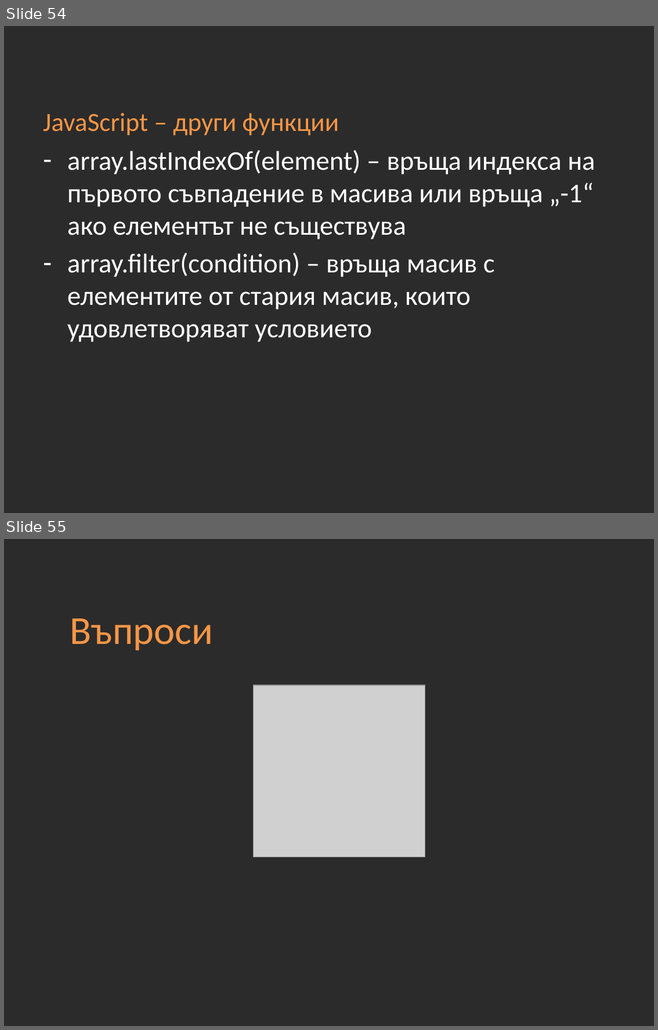
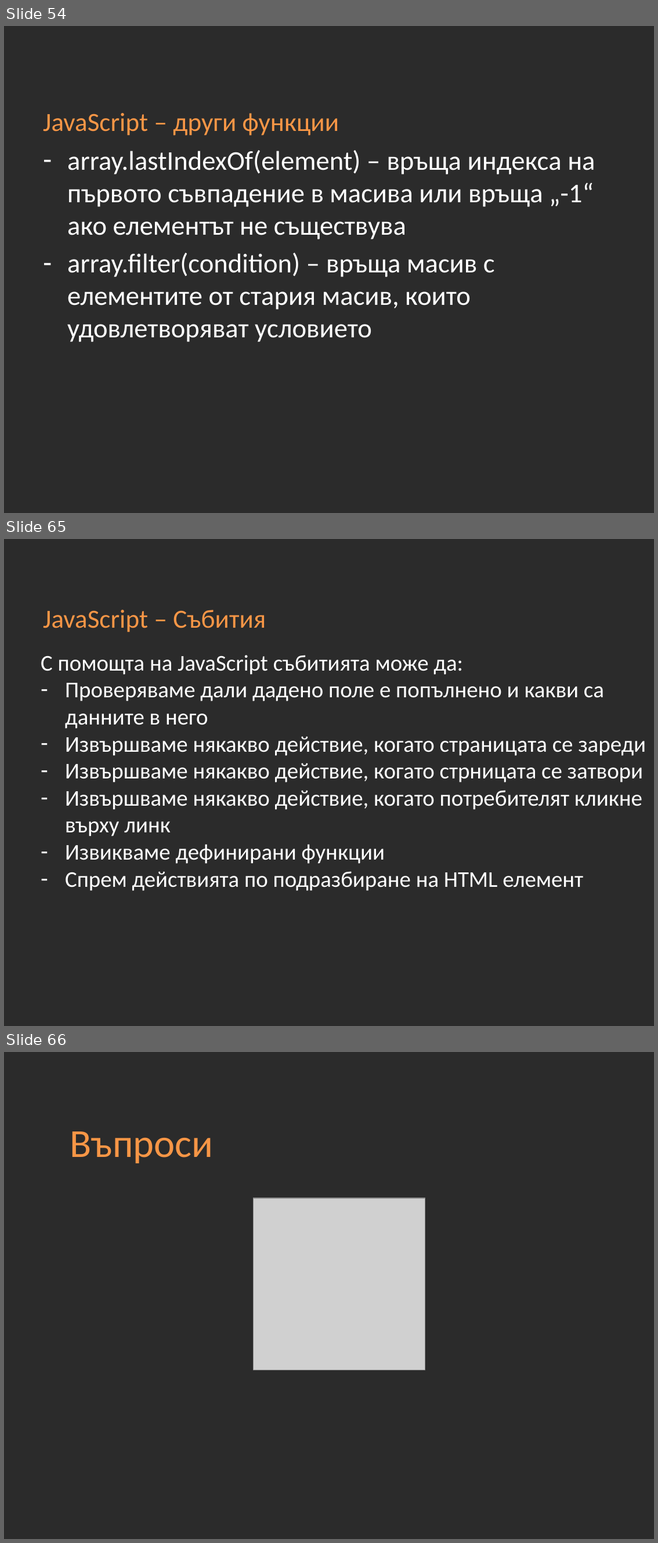
Before and after one commit to Academy-Soft-Intellect/Front-End-Course, a slide deck: 10-JavaScript-Basics.pptx. Shown one above the other, each under a label of ours: slides 54 and 55 before the commit, slides 54, 65 and 66 after it; the slides between them are not shown. The pictures are 658x1030 and 658x1543 pixels, drawn with LibreOffice and Linux fonts; fonts in the diff are those of the drawing; grey boxes stand for pictures; background and template pictures are left out; a plain dark background stands for a picture behind light text. Boxes give left, top, right and bottom in pixels: in the first picture for what was removed or moved away, otherwise in the second. Text is boxed around its words. In the diff, an @@ line names an element or a change of style, - is before the commit and + after.

```diff
--- a/10-JavaScript-Basics.pptx
+++ b/10-JavaScript-Basics.pptx
@@ slide 65 added at (x1=4, y1=539, x2=654, y2=1026), background picture (left out) @@
@@ title added at (x1=43, y1=610, x2=266, y2=632), 29 pt, text #F79646 @@
+JavaScript – Събития
@@ text added at (x1=41, y1=655, x2=645, y2=891), 25 pt, text #FFFFFF @@
+С помощта на JavaScript събитията може да:
+– Проверяваме дали дадено поле е попълнено и какви са данните в него
+– Извършваме някакво действие, когато страницата се зареди
+– Извършваме някакво действие, когато стрницата се затвори
+– Извършваме някакво действие, когато потребителят кликне върху линк
+– Извикваме дефинирани функции
+– Спрем действията по подразбиране на HTML елемент
@@ what was slide 55 is now slide 66 @@
```
Also in this commit, not shown: 5 slides changed, 10 other slides added.
